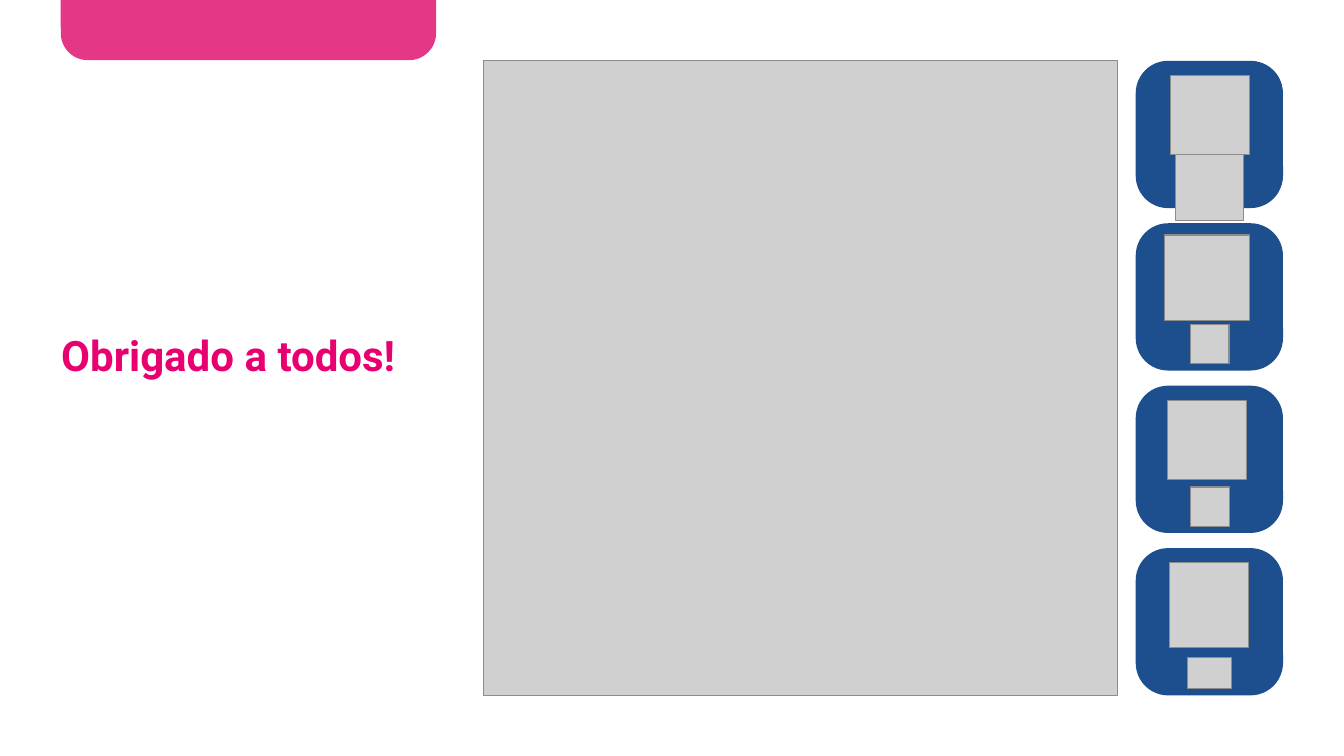
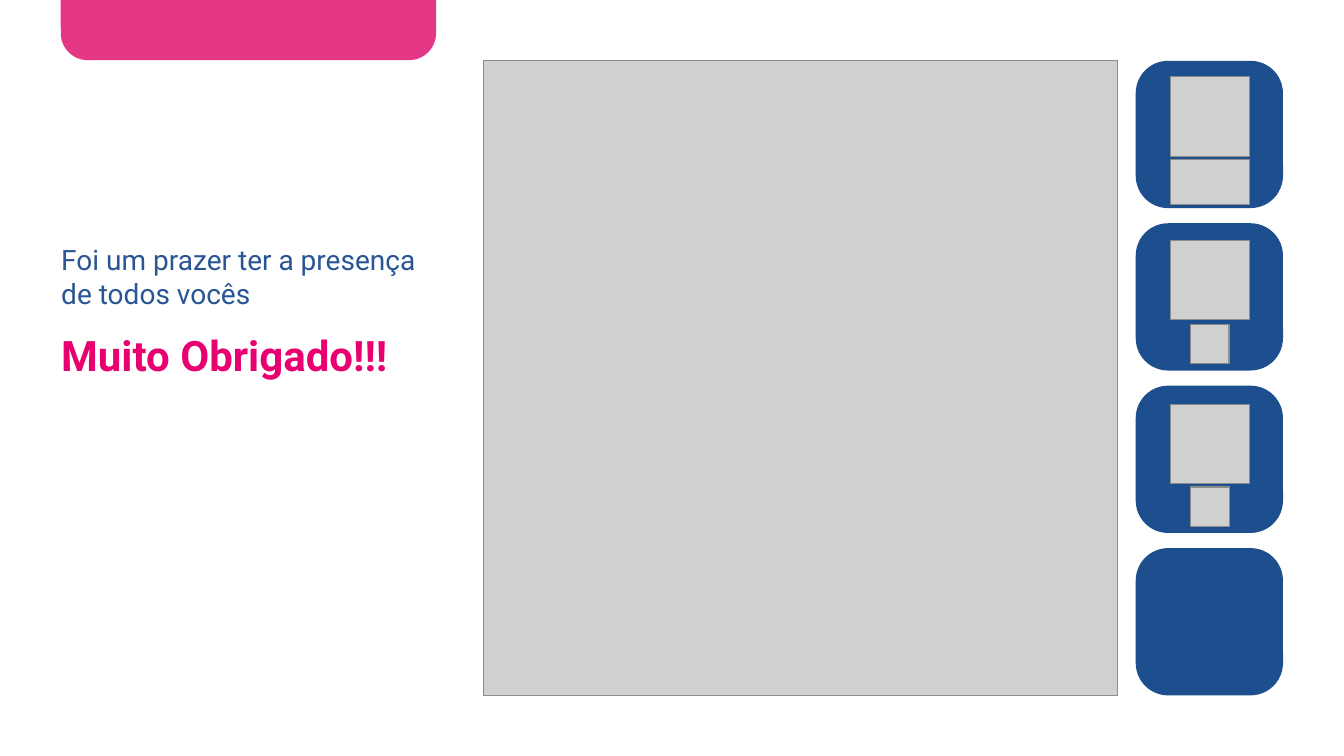
Before and after one commit to SamNKB/pyspark-course, a slide deck: slide 15 of pyspark.pptx (slide 14 before the commit). Drawn at 1344x756 pixels with LibreOffice and Linux fonts; fonts in the diff are those of the drawing; grey boxes stand for pictures; background and template pictures are left out. Boxes give left, top, right and bottom in pixels: in the first picture for what was removed or moved away, otherwise in the second. Text is boxed around its words. In the diff, an @@ line names an element or a change of style, - is before the commit and + after.

```diff
--- a/pyspark.pptx
+++ b/pyspark.pptx
@@ picture: place and size @@
-picture at [1177, 153, 1244, 221]
+picture at [1171, 160, 1250, 205]
@@ text added at [61, 250, 416, 305], 20 pt, text #2A5595 @@
+Foi um prazer ter a presença de todos vocês
@@ picture: place and size @@
-picture at [1165, 235, 1249, 320]
+picture at [1171, 241, 1250, 321]
@@ text at [61, 339, 387, 380]: text changed @@
-Obrigado a todos!
+Muito Obrigado!!!
@@ picture: place and size @@
-picture at [1168, 400, 1247, 480]
+picture at [1171, 404, 1250, 484]
@@ picture removed at [1170, 563, 1249, 647] @@
@@ picture removed at [1188, 657, 1232, 689] @@
```
Also in this commit, not shown: 1 other slide changed, 1 slide added.
